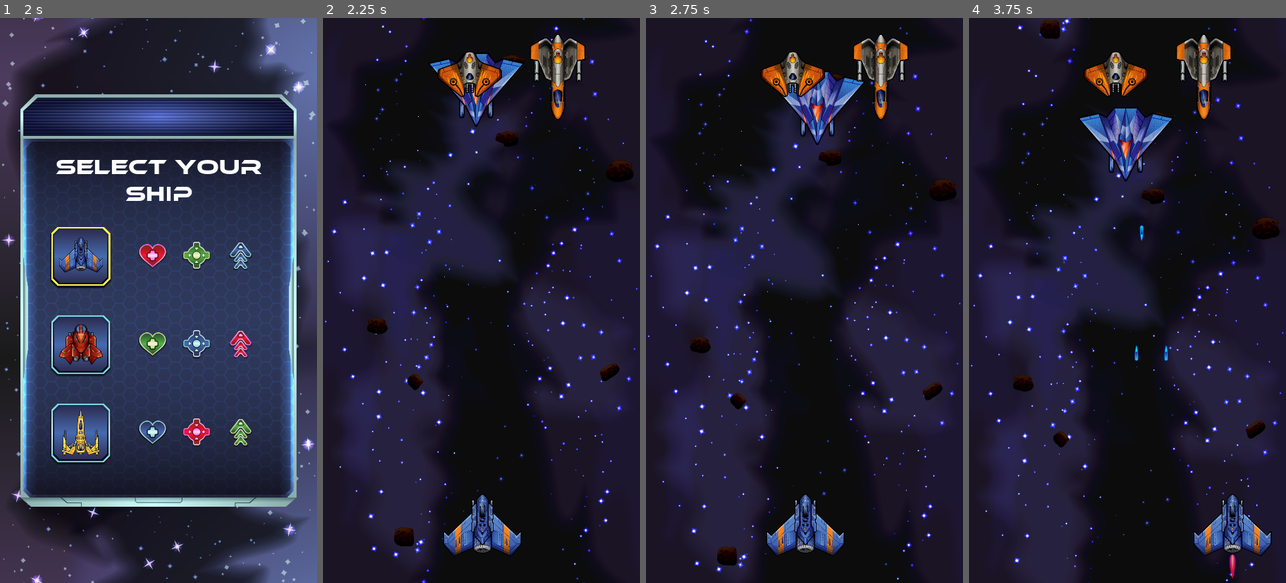
Above: before the commit, frames 1-4 (left to right).
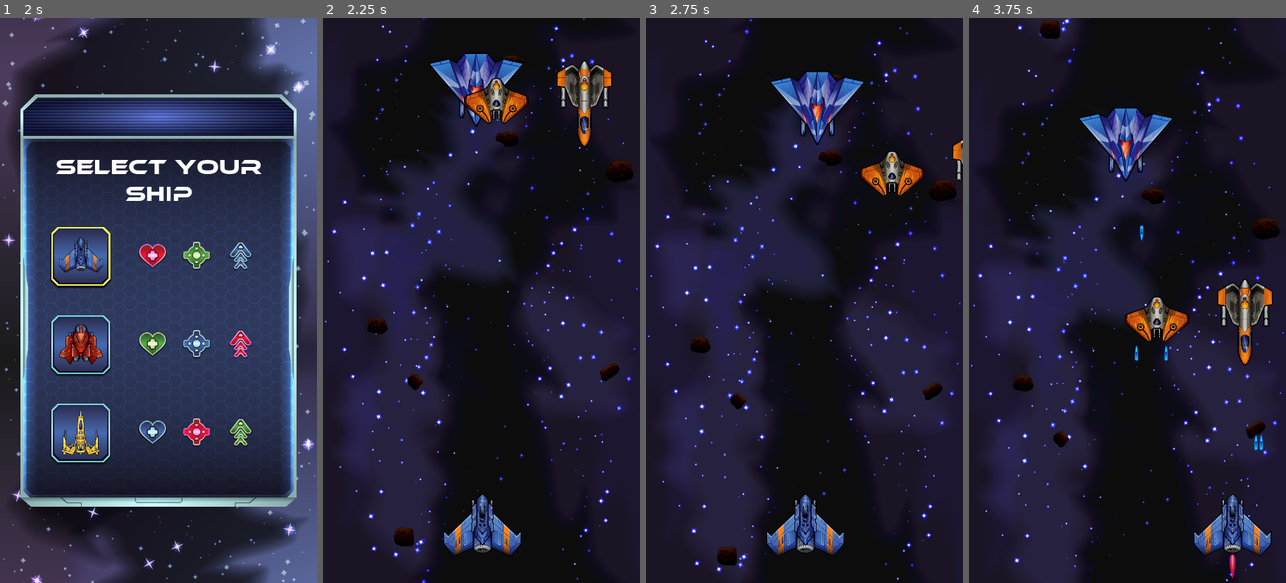
Above: after the commit, the same moments.

Repository: diegocantelmi82/TP-Final-Programacion-3
Game: Godot game, scene res://scenes/Main.tscn
The game is run twice, just before and just after one commit, with the same random seed, the same clock (stepped at 60 frames per second) and the same inputs.
Inputs (mouse positions are in pixels of both pictures, inside the frame that each line leads up to):
- Up to frame 1 (2 s): click (158, 357) at 0.5 s; click (158, 357) at 1.25 s
- Up to frame 2 (2.25 s): click (405, 255) at 2 s
- Up to frame 3 (2.75 s): no input
- Up to frame 4 (3.75 s): tap Enter (continue) at 2.75, 3.6 s; move the mouse to (1197, 272) at 2.77 s; hold Right (move_right) 2.78-3.53 s; tap Ctrl (shoot) at 2.85 s; move the mouse to (1064, 328) at 3.52 s; hold Left (move_left) from 3.53 s (still down)

Frame 1 is identical in both runs. In frame 2, 4.0% of the frame differs, in the area x 36-92%, y 2-23%; in frame 3, 3.0%; in frame 4, 4.1%, in the area x 36-96%, y 3-77%.

Commit message:
Ajustes en enemigos - Ajustes en layer de colisiones player

Diff:
--- /dev/null
+++ b/common/Enemy.gd
@@ -0,0 +1,32 @@
+class_name Enemy
+
+extends Ship
+
+var direction = Vector2(1, 1)
+var Bullet = preload("res://scenes/bullet/Bullet.tscn")
+var type = "enemy"
+
+func _ready():
+	$Timer.connect("timeout", self, "onTimeout")
+	$Timer.wait_time = randi() % 2 + 2
+
+func _process(delta):
+	var motion = Vector2()
+	motion += direction
+	position += motion.normalized() * SPEED * delta
+
+func onTimeout():
+	$Timer.wait_time = randi() % 2 + 2
+	direction = direction * Vector2(-1, 1)
+	shoot_bullet()
+
+func shoot_bullet():
+	var b = Bullet.instance()
+	b._init(bullet_power, true)
+	b.global_position = bulletInitPos.global_position
+	get_node("/root").add_child(b)
+
+	b = Bullet.instance()
+	b._init(bullet_power, true)
+	b.global_position = bulletInitPos2.global_position
+	get_node("/root").add_child(b)
--- a/common/PlayerShip.gd
+++ b/common/PlayerShip.gd
@@ -7,6 +7,7 @@
 var playerControllerClass = load("res://common/playerController/playerController.gd")
 var playerController = playerControllerClass.new()
 var Bullet = preload("res://scenes/bullet/Bullet.tscn")
+var type = "player"
 
 func _physics_process(delta):
 	playerController.handleInput(self, delta)
--- a/common/Ship.gd
+++ b/common/Ship.gd
@@ -18,7 +18,7 @@
 	self.connect("area_entered", self, "_on_ship_area_entered")
 	$AnimatedSprite.connect("animation_finished", self, "animation_end")
 
-func _process(delta):
+func _process(_delta):
 	if hp <= 0 && isAlive:
 		dead()
 
@@ -34,3 +34,5 @@
 func _on_ship_area_entered(area):
 	if area.type == "bullet":
 		hp -= area.power
+	elif area.type == "enemy":
+		hp = 0
--- a/project.godot
+++ b/project.godot
@@ -9,6 +9,11 @@
 config_version=4
 
 _global_script_classes=[ {
+"base": "Ship",
+"class": "Enemy",
+"language": "GDScript",
+"path": "res://common/Enemy.gd"
+}, {
 "base": "TextureButton",
 "class": "GenericButton",
 "language": "GDScript",
@@ -35,6 +40,7 @@
 "path": "res://common/playerController/playerPolling.gd"
 } ]
 _global_script_class_icons={
+"Enemy": "",
 "GenericButton": "",
 "PlayerShip": "",
 "Ship": "",
--- a/scenes/avenger/Avenger.gd
+++ b/scenes/avenger/Avenger.gd
@@ -1,6 +1,6 @@
 extends PlayerShip
 
-func _physics_process(delta):
+func _physics_process(_delta):
 	position.x = clamp(position.x, -550, 450)
 	position.y = clamp(position.y, -700, 1200)
 
--- a/scenes/avenger/Avenger.tscn
+++ b/scenes/avenger/Avenger.tscn
@@ -41,7 +41,7 @@
 } ]
 
 [node name="Avenger" type="Area2D"]
-collision_mask = 0
+collision_mask = 2
 script = ExtResource( 10 )
 __meta__ = {
 "_edit_group_": true
--- a/scenes/defender/Defender.gd
+++ b/scenes/defender/Defender.gd
@@ -1,5 +1,5 @@
 extends PlayerShip
 
-func _physics_process(delta):
+func _physics_process(_delta):
 	position.x = clamp(position.x, -550, 450)
 	position.y = clamp(position.y, -500, 1300)
--- a/scenes/defender/Defender.tscn
+++ b/scenes/defender/Defender.tscn
@@ -41,6 +41,7 @@
 } ]
 
 [node name="Defender" type="Area2D"]
+collision_mask = 2
 script = ExtResource( 21 )
 SPEED = 500
 MAX_HP = 120
--- a/scenes/enemies/Enemy1/Enemy1.gd
+++ b/scenes/enemies/Enemy1/Enemy1.gd
@@ -1,29 +1 @@
-extends Ship
-
-var direction = Vector2(1, 1)
-var Bullet = preload("res://scenes/bullet/Bullet.tscn")
-
-func _ready():
-	$Timer.connect("timeout", self, "onTimeout")
-	$Timer.wait_time = randi() % 2 + 2
-
-func _process(delta):
-	var motion = Vector2()
-	motion += direction
-	position += motion.normalized() * SPEED * delta
-
-func onTimeout():
-	$Timer.wait_time = randi() % 2 + 2
-	direction = direction * Vector2(-1, 1)
-	shoot_bullet()
-
-func shoot_bullet():
-	var b = Bullet.instance()
-	b._init(bullet_power, true)
-	b.global_position = bulletInitPos.global_position
-	get_node("/root").add_child(b)
-
-	b = Bullet.instance()
-	b._init(bullet_power, true)
-	b.global_position = bulletInitPos2.global_position
-	get_node("/root").add_child(b)
+extends Enemy
--- a/scenes/enemies/Enemy2/Enemy2.gd
+++ b/scenes/enemies/Enemy2/Enemy2.gd
@@ -1,4 +1 @@
-extends Ship
-
-func _ready():
-	pass
+extends Enemy
--- a/scenes/enemies/Enemy2/Enemy2.tscn
+++ b/scenes/enemies/Enemy2/Enemy2.tscn
@@ -43,3 +43,6 @@
 
 [node name="BulletInitPos2" type="Position2D" parent="."]
 position = Vector2( 9, 56 )
+
+[node name="Timer" type="Timer" parent="."]
+autostart = true
--- a/scenes/enemies/Enemy3/Enemy3.gd
+++ b/scenes/enemies/Enemy3/Enemy3.gd
@@ -1,4 +1 @@
-extends Ship
-
-func _ready():
-	pass
+extends Enemy
--- a/scenes/enemies/Enemy3/Enemy3.tscn
+++ b/scenes/enemies/Enemy3/Enemy3.tscn
@@ -42,3 +42,6 @@
 
 [node name="BulletInitPos2" type="Position2D" parent="."]
 position = Vector2( 72, 14 )
+
+[node name="Timer" type="Timer" parent="."]
+autostart = true
--- a/scenes/striker/Striker.gd
+++ b/scenes/striker/Striker.gd
@@ -1,5 +1,5 @@
 extends PlayerShip
 
-func _physics_process(delta):
+func _physics_process(_delta):
 	position.x = clamp(position.x, -500, 550)
 	position.y = clamp(position.y, -400, 1500)
--- a/scenes/striker/Striker.tscn
+++ b/scenes/striker/Striker.tscn
@@ -41,6 +41,7 @@
 } ]
 
 [node name="Striker" type="Area2D"]
+collision_mask = 2
 script = ExtResource( 21 )
 SPEED = 900
 MAX_HP = 80
